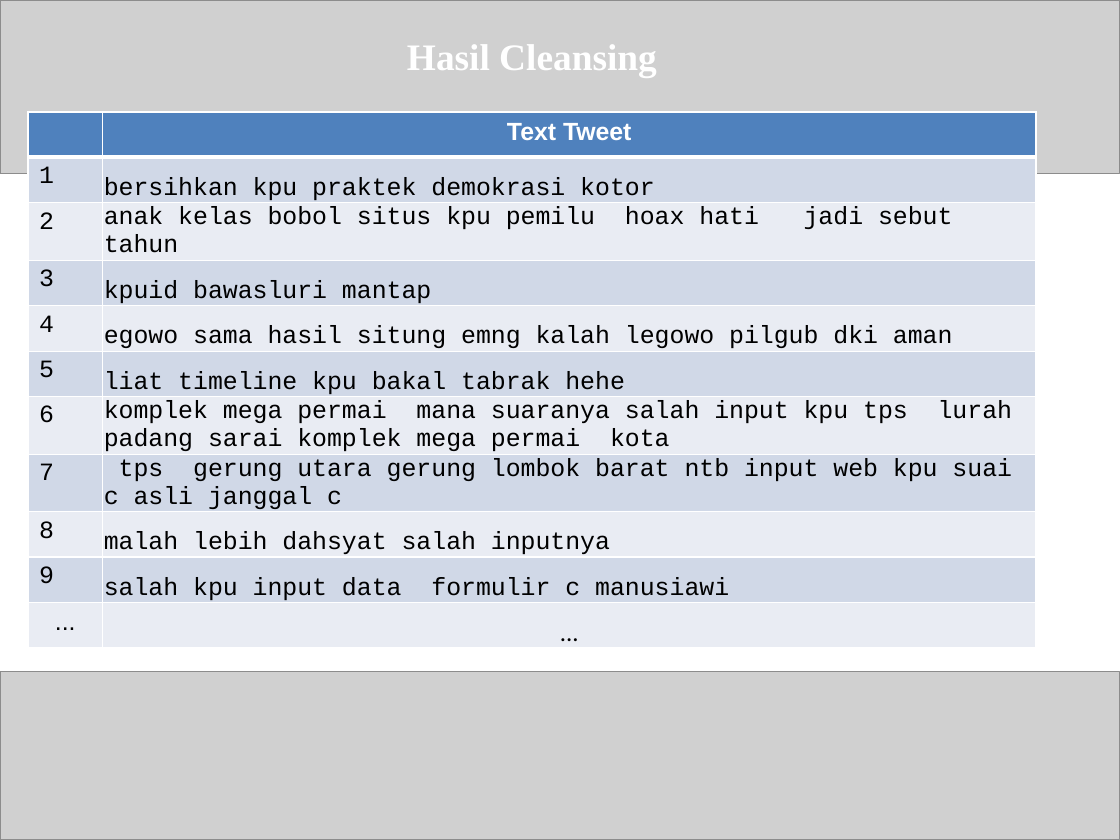
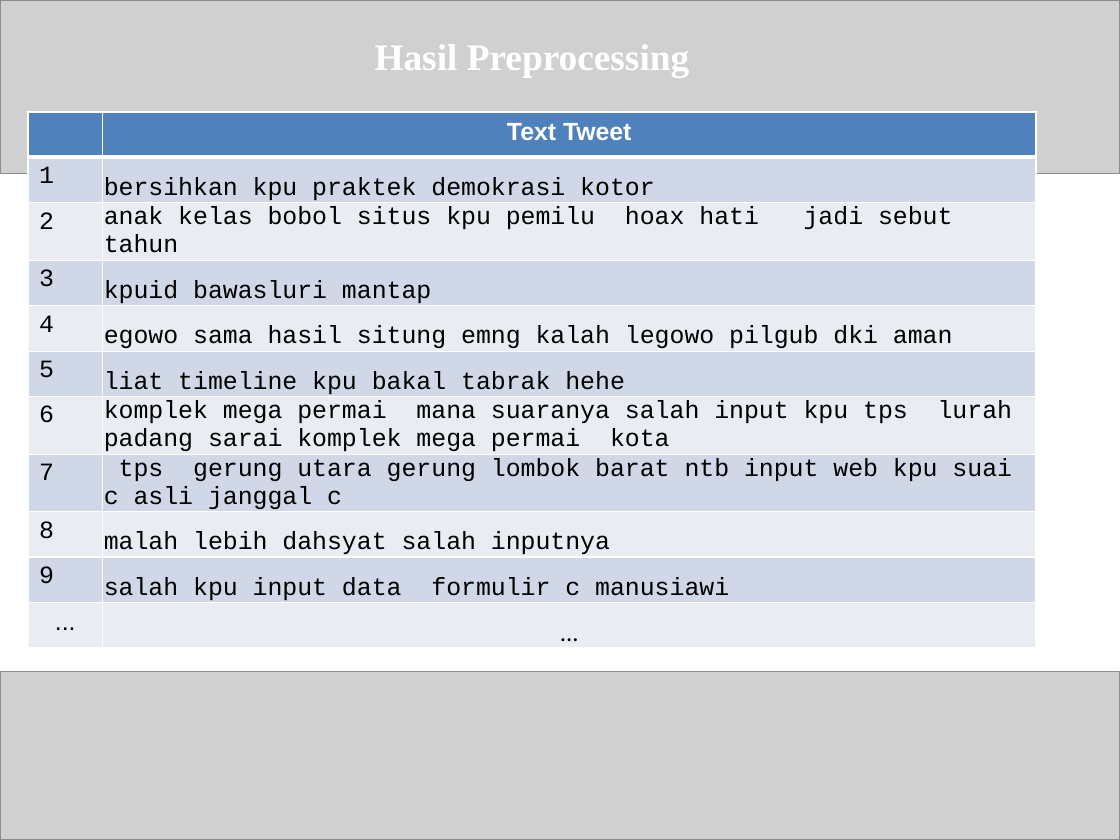
Before and after one commit to mzbudi/skripsi_roni, a slide deck: slide 13 of Sidang-Skripsi.pptx. Drawn at 1120x840 pixels with LibreOffice and Linux fonts; fonts in the diff are those of the drawing; grey boxes stand for pictures. Boxes give left, top, right and bottom in pixels: in the first picture for what was removed or moved away, otherwise in the second. Text is boxed around its words. In the diff, an @@ line names an element or a change of style, - is before the commit and + after.

```diff
--- a/Sidang-Skripsi.pptx
+++ b/Sidang-Skripsi.pptx
@@ title at [375, 44, 690, 78]: text changed @@
-Hasil Cleansing
+Hasil Preprocessing
```
Also in this commit, not shown: 1 other slide changed, 12 other files.
